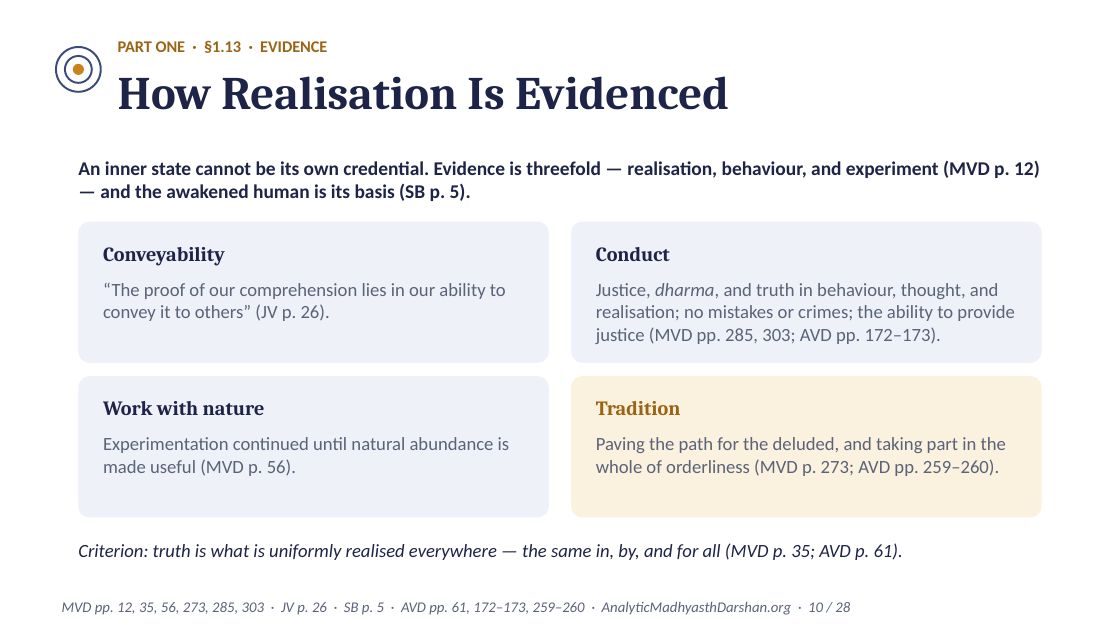
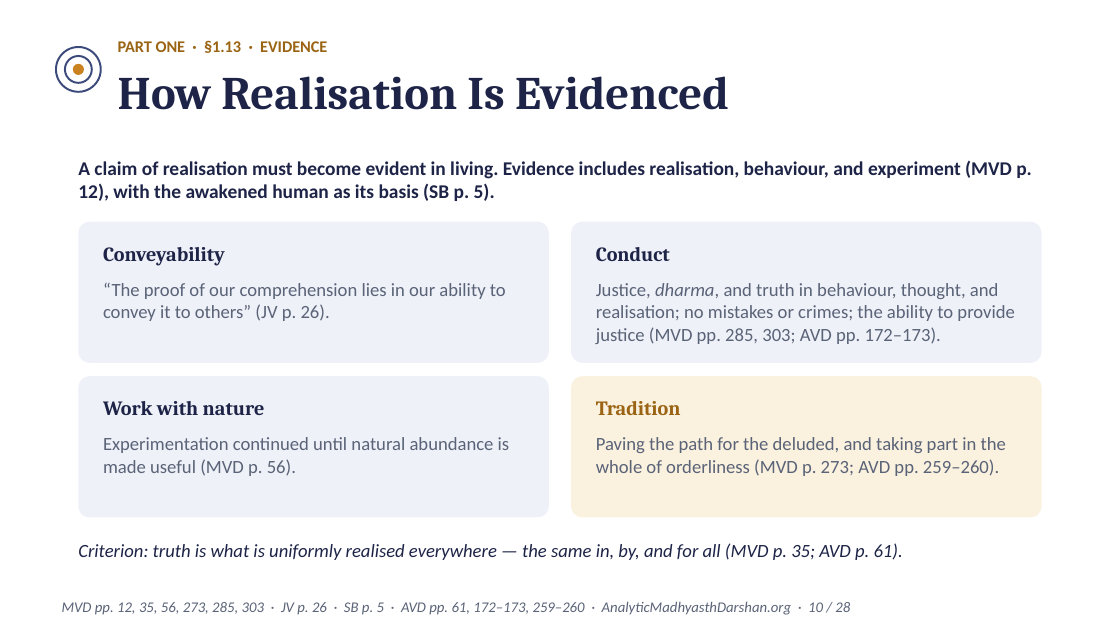
Before and after one commit to raghavamohan/AnalyticMadhyasthDarshan, a slide deck: slide 10 of Studies/Spiritual-Practice-And-Realization/Spiritual-Practice-And-Realization-Madhyasth-Darshan.pptx. Drawn at 1120x630 pixels with LibreOffice and Linux fonts; fonts in the diff are those of the drawing. Boxes give left, top, right and bottom in pixels: in the first picture for what was removed or moved away, otherwise in the second. Text is boxed around its words. In the diff, an @@ line names an element or a change of style, - is before the commit and + after.

```diff
--- a/Studies/Spiritual-Practice-And-Realization/Spiritual-Practice-And-Realization-Madhyasth-Darshan.pptx
+++ b/Studies/Spiritual-Practice-And-Realization/Spiritual-Practice-And-Realization-Madhyasth-Darshan.pptx
@@ text at (78,161,1032,201): text changed @@
-An inner state cannot be its own credential. Evidence is threefold — realisation, behaviour, and experiment (MVD p. 12) — and the awakened human is its basis (SB p. 5).
+A claim of realisation must become evident in living. Evidence includes realisation, behaviour, and experiment (MVD p. 12), with the awakened human as its basis (SB p. 5).
```
Also in this commit, not shown: 12 other slides changed, 16 other files.
